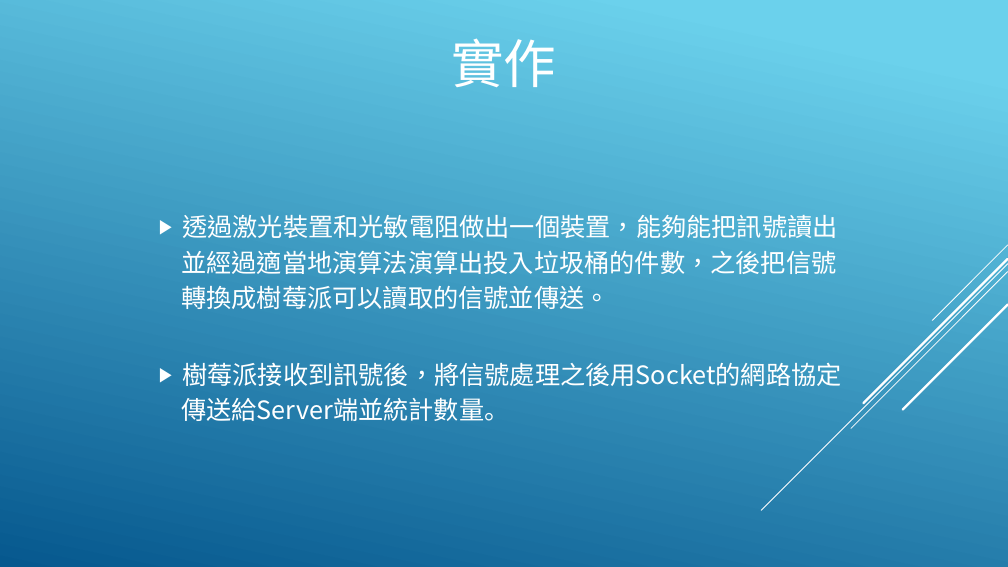
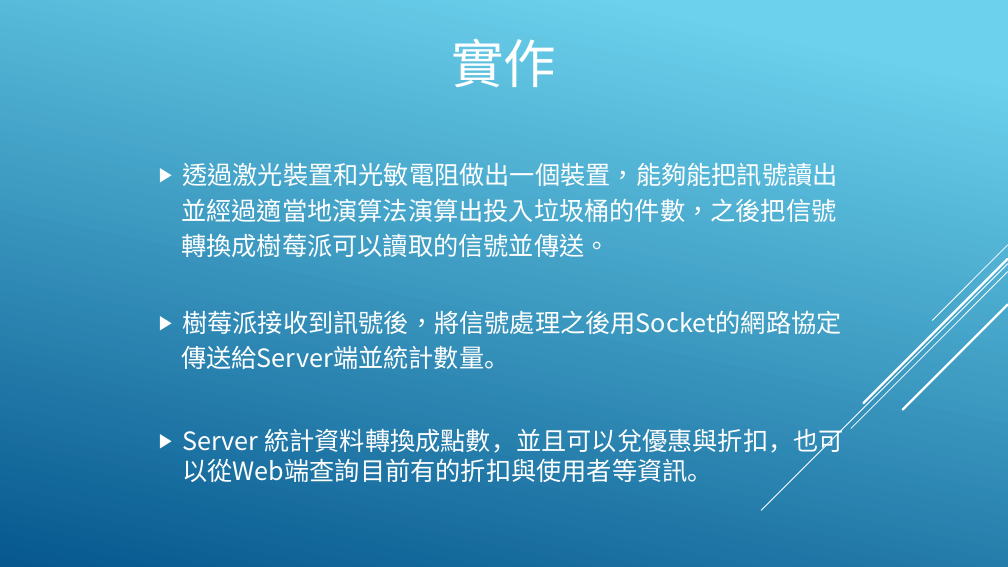
Before and after one commit to DennySORA/Environmental_Sustainability_Partition_Hackathon_2018, a slide deck: slide 4 of doc/永續發展 - 淨灘.pptx (slide 5 before the commit). Drawn at 1008x567 pixels with LibreOffice and Linux fonts; fonts in the diff are those of the drawing. Boxes give left, top, right and bottom in pixels: in the first picture for what was removed or moved away, otherwise in the second. Text is boxed around its words. In the diff, an @@ line names an element or a change of style, - is before the commit and + after.

```diff
--- a/doc/永續發展 - 淨灘.pptx
+++ b/doc/永續發展 - 淨灘.pptx
@@ text "透過激光裝置和光敏電阻做出一個裝置，能夠能把訊號讀出": place and size @@
-text "透過激光裝置和光敏電阻做出一個裝置，能夠能把訊號讀出" at box(181, 215, 841, 421)
+text "透過激光裝置和光敏電阻做出一個裝置，能夠能把訊號讀出" at box(181, 163, 844, 482)
@@ text at box(182, 427, 844, 482): paragraph added @@
+▶ Server 統計資料轉換成點數，並且可以兌優惠與折扣，也可以從Web端查詢目前有的折扣與使用者等資訊。
```
Also in this commit, not shown: 1 other slide changed, 3 other files.
